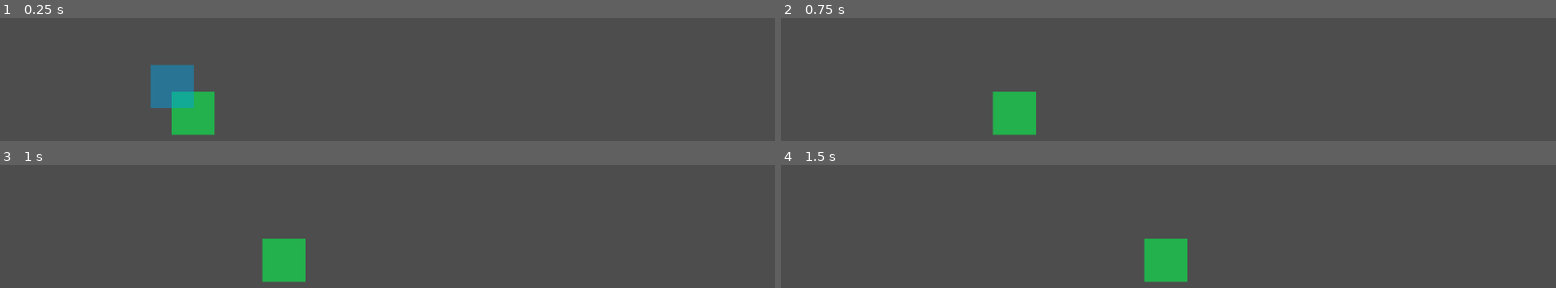
Above: before the commit, frames 1-4 (two rows, left to right).
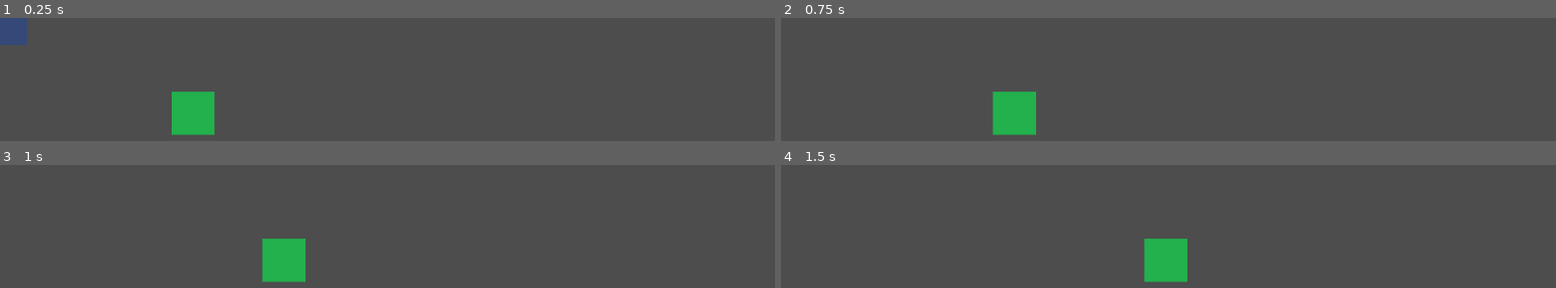
Above: after the commit, the same moments.

Repository: edenYosef1990/myGodotGame
Game: Godot game, scene res://node_2d.tscn
Two runs of this game, one before a commit and one after it. Both use one fixed random seed, a clock stepped at 60 frames per second and the inputs below.
Inputs (mouse positions are in pixels of both pictures, inside the frame that each line leads up to):
- Up to frame 1 (0.25 s): no input
- Up to frame 2 (0.75 s): tap Enter (ui_accept) at 0.5 s; move the mouse to (outside the picture) at 0.52 s; hold Right (ui_right) from 0.53 s (still down); click (outside the picture) at 0.67 s
- Up to frame 3 (1 s): keep holding Right (ui_right); tap Enter (ui_accept) at 0.77 s
- Up to frame 4 (1.5 s): keep holding Right (ui_right); move the mouse to (outside the picture) at 1.27 s; click (outside the picture) at 1.42 s

The runs differ from the first frame. In frame 1, 2.8% of the frame differs, in the area x 0-26%, y 0-74%; in frame 2, nothing differs; in frame 3, nothing differs; in frame 4, nothing differs.

Commit message:
fixed selection box

Diff:
--- a/GameManager.gd
+++ b/GameManager.gd
@@ -9,51 +9,41 @@
 
 var gameState = ControlState.None
 var startRectangle : Vector2 = Vector2.ZERO;
+var endRectangle : Vector2 = Vector2.ZERO;
 
-func calculateRec(start: Vector2, curr: Vector2):
-	var topLeftX = min(start.x,curr.x)
-	var topLeftY = min(start.y, curr.y)
-	var w = abs(start.x - curr.x)
-	var h = abs(start.y - curr.y)
-	var rect = Rect.new()
-	rect.topLeft = Vector2(topLeftX,topLeftY)
-	rect.w = w;
-	rect.h = h;
-	return rect;
-	pass
-
-@onready var selectionRectangle : Node2D = $SelectionRectangle
-
+@onready var selectionRectangle : ColorRect = $ColorRect
 # Called when the node enters the scene tree for the first time.
 func _ready():
 	pass # Replace with function body.
 
-func updateRect(rect: Rect):
-	selectionRectangle.position = rect.topLeft + Vector2(rect.w / 2, rect.h / 2)
-	selectionRectangle.scale.x = rect.w / 64;
-	selectionRectangle.scale.y = rect.h / 64;
+func updateRect():
+
+	var topLeft = Vector2(min(startRectangle.x,endRectangle.x), min(startRectangle.y,endRectangle.y))
+	selectionRectangle.position = topLeft;
+	selectionRectangle.size = (endRectangle - startRectangle).abs();
+	#selectionRectangle.scale.x = rect.w / 64;
+	#selectionRectangle.scale.y = rect.h / 64;
 	pass
 
 func _input(event):
 	if(event is InputEventMouseButton):
 		if event.is_pressed():
 			gameState = ControlState.Selecting
-			var rectnagle = Rect.new()
-			rectnagle.topLeft = event.position
-			startRectangle = event.position
-			updateRect(rectnagle)
-
+			startRectangle = event.global_position
+			endRectangle = event.global_position
+			updateRect()
 			print("Selecting")
 		else:
 			gameState = ControlState.None
-			var rectnagle = Rect.new()
-			updateRect(rectnagle)
+			startRectangle = Vector2.ZERO
+			endRectangle = Vector2.ZERO
+			updateRect()
 			print("None")
 
 	if(event is InputEventMouseMotion):
 		if gameState == ControlState.Selecting:
-			var rectangle = calculateRec(startRectangle, event.position)
-			updateRect(rectangle)
+			endRectangle = event.global_position;
+			updateRect()
 	pass
 
 # Called every frame. 'delta' is the elapsed time since the previous frame.
--- a/node_2d.tscn
+++ b/node_2d.tscn
@@ -1,8 +1,7 @@
-[gd_scene load_steps=4 format=3 uid="uid://i55tryhs4pvu"]
+[gd_scene load_steps=3 format=3 uid="uid://i55tryhs4pvu"]
 
 [ext_resource type="PackedScene" uid="uid://yikwa3eafa08" path="res://tank.tscn" id="1_3taq7"]
 [ext_resource type="Script" path="res://GameManager.gd" id="2_ogth4"]
-[ext_resource type="PackedScene" uid="uid://c0f8dgfr2mmne" path="res://selection_rectangle.tscn" id="3_yx3ci"]
 
 [node name="Node2D" type="Node2D"]
 
@@ -13,7 +12,7 @@
 unique_name_in_owner = true
 script = ExtResource("2_ogth4")
 
-[node name="SelectionRectangle" parent="GameManager" instance=ExtResource("3_yx3ci")]
-modulate = Color(1, 1, 1, 0.458824)
-self_modulate = Color(1, 1, 1, 0.341176)
-position = Vector2(256, 102)
+[node name="ColorRect" type="ColorRect" parent="GameManager"]
+offset_right = 40.0
+offset_bottom = 40.0
+color = Color(0, 0.262745, 0.827451, 0.32549)
